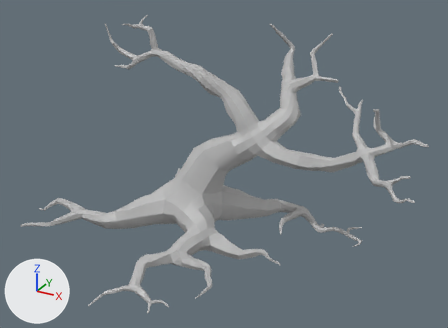
One commit to the FBX model ProjectShowOff/Assets/Meshes with textures/Environmental assets/Trees/DeadTree_01_LP.fbx: the scene before it, then after it.
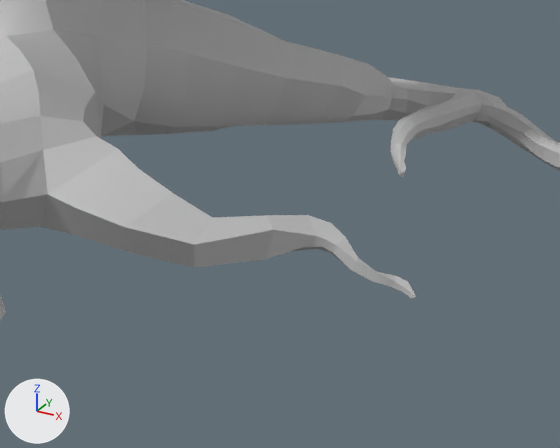
Each version appears first whole from a camera (50 mm lens) standing at (34.8, -20.74, 13.17) and looking at (23.85, -0.83, 3.22), and next in a close-up from a camera (50 mm lens) standing at (28.14, -6.02, 2.29) and looking at (25.47, -1.16, -0.15). The axes (+X, +Y, +Z) are drawn at lower left. The lights are the same throughout. Where no turn or scale is listed for an object, it has been applied to the vertices. Vertices at the same position are counted once.

The first close-up shows 'DeadTree_01_LP'.
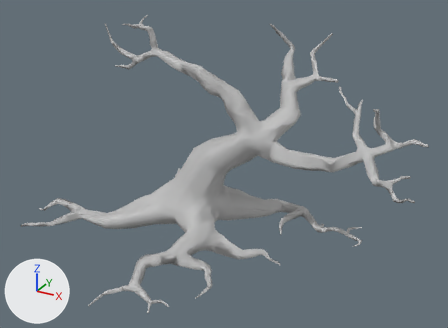
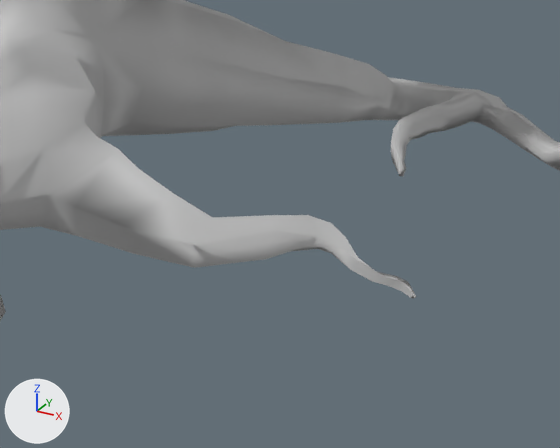
The change, as JSON lines over the scene's bpy script:
```json
{"block": "me_mesh", "where": "me_mesh.from_pydata(...)  # 3397 vertices, 3397 faces; spans x -6.9..10.1, y -7.1..5.3, z -0.1..8.8"}
{"block": "me_mesh", "where": "# used by ob_deadtree_01_lp; location = (21.541, 0.031, -0.404)"}
{"block": "me_mesh", "where": "# verts and faces of me_mesh; kept vertices keep their numbers, new ones are numbered from 3397"}
{"block": "me_mesh", "where": "# before: 1841 (4.2, -1.1, 0.2) at pixel (315, 235), 1842 (4.1, -1.0, 0.3) at pixel (308, 215), 1845 (4.1, -1.1, 0.1) at pixel (305, 246), 1852 (4.3, -1.0, 0.1) at pixel (336, 245), 1853 (4.4, -0.9, 0.1) at pixel (345, 237)"}
{"block": "me_mesh", "where": "# before: 1854 (4.3, -1.0, 0.0) at pixel (332, 252), 1865 (4.3, -1.0, 0.1) at pixel (333, 241), 1914 (4.3, -1.0, 0.1) at pixel (326, 239), 1915 (4.2, -1.0, 0.1) at pixel (321, 246), 1919 (4.2, -0.9, 0.2) at pixel (331, 223)"}
{"block": "me_mesh", "change": "me_mesh part 1"}
{"op": "add", "block": "me_mesh", "code": "delete_vertices([1914])  # with the faces that use them"}
{"op": "add", "block": "me_mesh", "code": "verts[1865] = (4.3, -1.0, 0.1)  # moved, pixel (326, 239)"}
{"op": "add", "block": "me_mesh", "code": "faces += [(1852, 1853, 1919, 1865), (1852, 1865, 1915, 1854), (1841, 1845, 1915, 1865), (1841, 1865, 1919, 1842)]"}
```

Changed parts and their boxes [x1, y1, x2, y2] in the close-ups (560 x 448 px; the box of a moved part takes in the faces that stretch with it):
```json
{"part": 1, "of": "me_mesh", "change": "moved or reshaped", "before": [305, 215, 345, 252], "after": [305, 215, 345, 252]}
```
